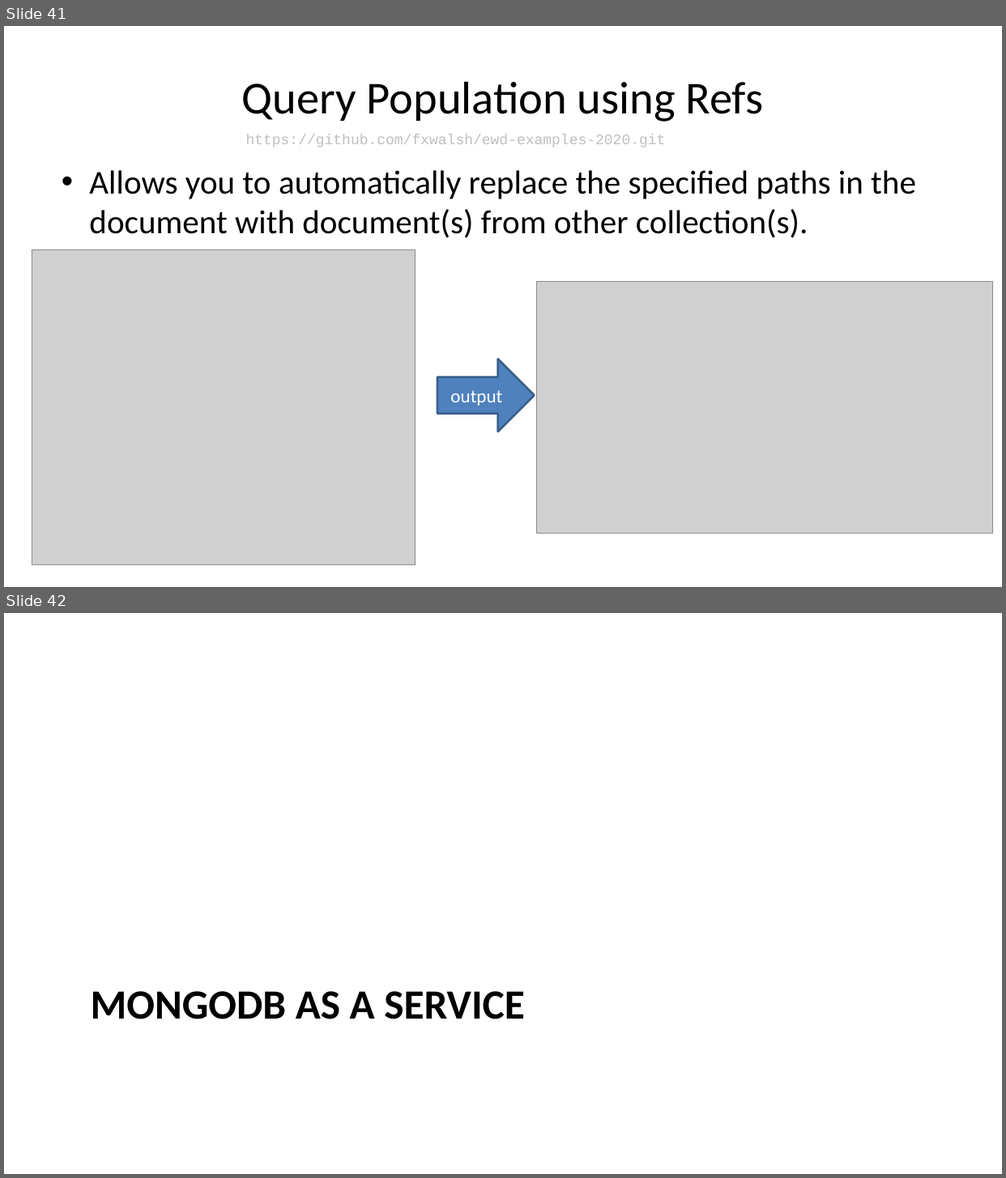
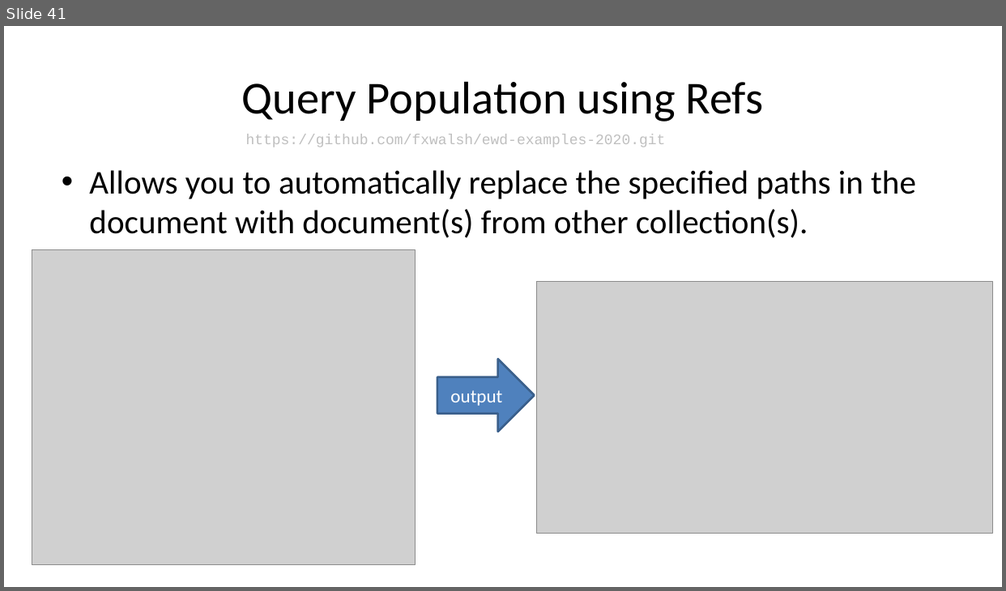
Before and after one commit to diarmuidoconnor/ict-2021, a slide deck: topic10/talk-0/mongoDB-2020.pptx. Shown one above the other, each under a label of ours: slides 41 and 42 before the commit, slide 41 after it. The pictures are 1006x1178 and 1006x591 pixels, drawn with LibreOffice and Linux fonts; fonts in the diff are those of the drawing; grey boxes stand for pictures. Boxes give left, top, right and bottom in pixels: in the first picture for what was removed or moved away, otherwise in the second. Text is boxed around its words. In the diff, an @@ line names an element or a change of style, - is before the commit and + after.

```diff
--- a/topic10/talk-0/mongoDB-2020.pptx
+++ b/topic10/talk-0/mongoDB-2020.pptx
@@ slide 42 removed at [4,613,1002,1174], background #FFFFFF @@
@@ title removed at [91,991,525,1020] @@
-MONGODB AS A SERVICE
```
Also in this commit, not shown: 1 other slide removed, 2 other files.
